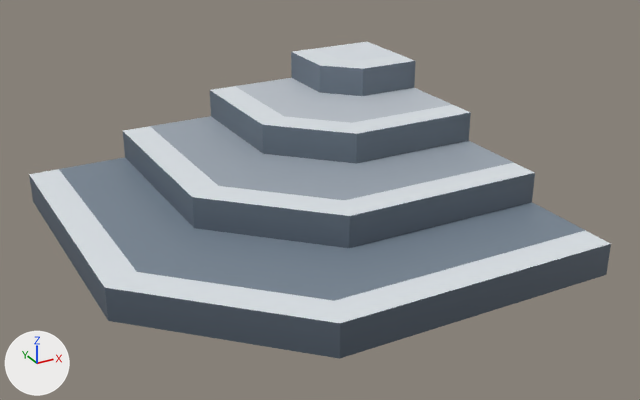
The glTF model client/public/assets/kenney-station/stairs-corner.glb, before and after one commit.
Rendered twice from a 50 mm lens placed at (-0.861, -1.689, 0.92), pointed at (0.041, -0.048, 0.1). The axes (+X, +Y, +Z) are drawn at lower left. The lights are the same throughout. The first picture is the older version. Where no turn or scale is listed for an object, it has been applied to the vertices. Vertices at exactly the same position are counted once.

In view in the first picture: 'stairs-corner'.
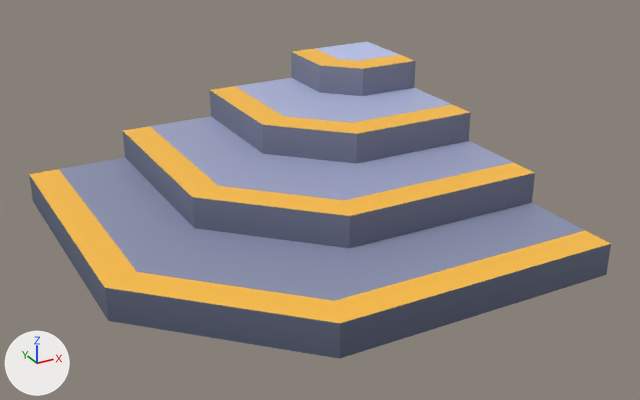
The change, as a list of edits to the scene's bpy script:
```text
Change me_stairs_corner:
    where me_stairs_corner.from_pydata(...)  # 51 vertices, 96 faces; spans x -0.5..0.5, y -0.5..0.5, z -0.15..0.15
    used by ob_stairs_corner; location = (0.0, 0.0, 0.15)
    me_stairs_corner part 1: 63 faces centred in x -0.5..0.5, y -0.5..0.5, z -0.15..0.15 are repainted in the vertex colours; the middle colour goes from greyish blue #606c78 to greyish blue #6e738a
    me_stairs_corner part 2: 33 faces centred in x -0.475..0.455, y -0.475..0.455, z -0.075..0.15 are repainted in the vertex colours; the middle colour goes from white #dfe5ea to orange #ffc045
```

Where the change shows, as pixel boxes (x1, y1, x2, y2) in the pictures (640 x 400 px):
part 1 of me_stairs_corner, recoloured: (29, 52, 611, 356) in both
part 2 of me_stairs_corner, recoloured (white to orange): (29, 42, 611, 323) in both
